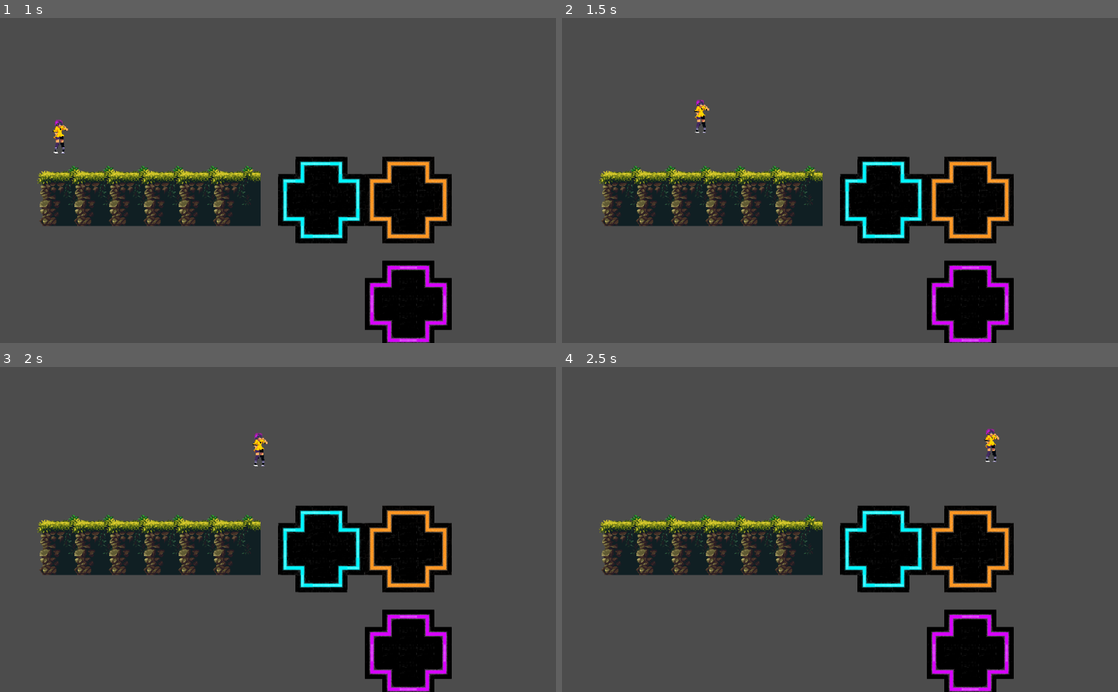
Above: before the commit, frames 1-4 (two rows, left to right).
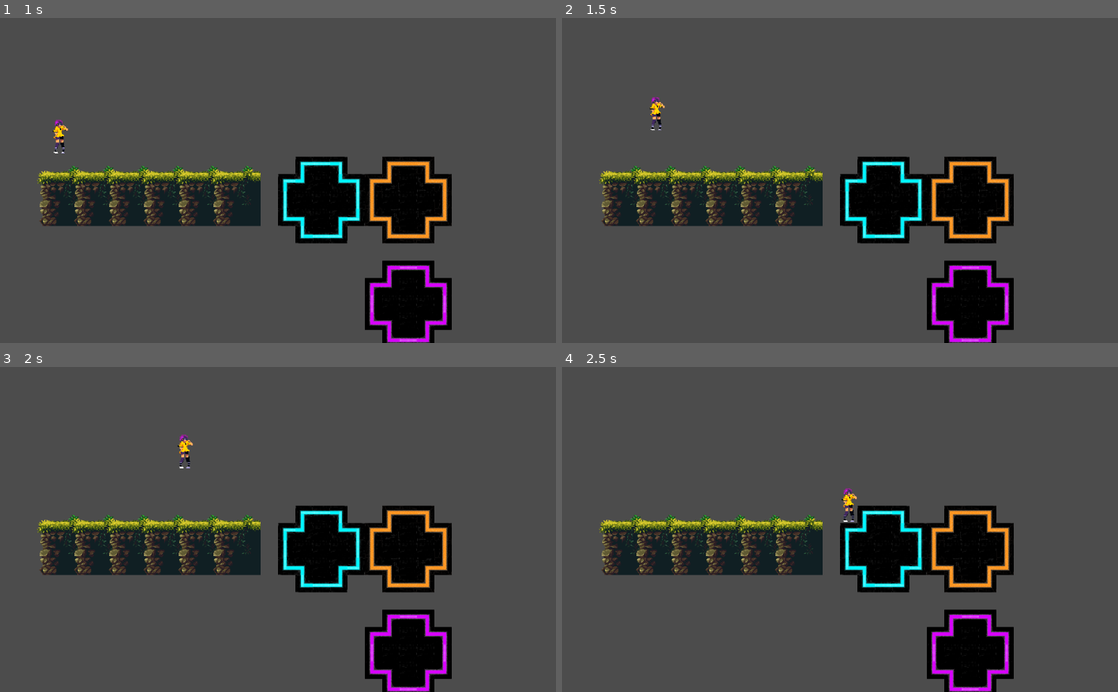
Above: after the commit, the same moments.

Repository: ivancdlarrain/olaGames
Game: Godot game, scene res://scenes/menus/Main_menu.tscn
Same seed, same stepped clock (60 frames per second), same inputs: the game is played once before the commit and once after it.
Inputs:
- Up to frame 1 (1 s): click "New Game" at 0.5 s
- Up to frame 2 (1.5 s): hold Right (ui_right) from 1.28 s (still down); hold Up (ui_up) from 1.28 s (still down); tap Space (dash, bound only before the commit) at 1.35 s
- Up to frame 3 (2 s): keep holding Right (ui_right); keep holding Up (ui_up)
- Up to frame 4 (2.5 s): keep holding Right (ui_right); release Up (ui_up) at 2.03 s; tap Up (ui_up) at 2.1, 2.27 s; tap Space (dash, bound only before the commit) at 2.3 s

Frame 1 is identical in both runs. In frame 2, 0.3% of the frame differs, in the area x 15-27%, y 24-36%; in frame 3, 0.3%; in frame 4, 0.3%, in the area x 50-79%, y 19-48%.

Commit message:
player state machine v1
player movement is being handled by the state machine now

Diff:
--- a/assets/Player.tscn
+++ b/assets/Player.tscn
@@ -1,7 +1,8 @@
-[gd_scene load_steps=4 format=2]
+[gd_scene load_steps=5 format=2]
 
 [ext_resource path="res://assets/sprites/player/idle/idle-1.png" type="Texture" id=1]
 [ext_resource path="res://scripts/Player.gd" type="Script" id=2]
+[ext_resource path="res://scripts/colors.gd" type="Script" id=3]
 
 [sub_resource type="RectangleShape2D" id=1]
 extents = Vector2( 15.97, 36.0525 )
@@ -16,3 +17,6 @@
 [node name="Sprite" type="Sprite" parent="."]
 scale = Vector2( 1.336, 1.336 )
 texture = ExtResource( 1 )
+
+[node name="PlayerState" type="Node" parent="."]
+script = ExtResource( 3 )
--- a/project.godot
+++ b/project.godot
@@ -31,7 +31,7 @@
 "events": [ Object(InputEventKey,"resource_local_to_scene":false,"resource_name":"","device":0,"alt":false,"shift":false,"control":false,"meta":false,"command":false,"pressed":false,"scancode":16777217,"unicode":0,"echo":false,"script":null)
  ]
 }
-dash={
+special={
 "deadzone": 0.5,
 "events": [ Object(InputEventKey,"resource_local_to_scene":false,"resource_name":"","device":0,"alt":false,"shift":false,"control":false,"meta":false,"command":false,"pressed":false,"scancode":32,"unicode":0,"echo":false,"script":null)
  ]
--- a/scripts/DobleStateMachine.gd
+++ b/scripts/DobleStateMachine.gd
@@ -17,27 +17,39 @@
 		if transition != null:
 			set_state(transition)
 
+# warning-ignore:unused_argument
 func _state_logic(delta):
 	pass
 
+# warning-ignore:unused_argument
 func _state2_logic(delta):
 	pass
 
+# warning-ignore:unused_argument
 func _get_transition(delta):
 	return null
 
+# warning-ignore:unused_argument
 func _get_transition2(delta):
 	return null
 
+# warning-ignore:unused_argument
+# warning-ignore:unused_argument
 func _enter_state(new_state, old_state):
 	pass
 
+# warning-ignore:unused_argument
+# warning-ignore:unused_argument
 func _enter_state2(new_state, old_state):
 	pass
 
+# warning-ignore:unused_argument
+# warning-ignore:unused_argument
 func _exit_state(old_state, new_state):
 	pass
 
+# warning-ignore:unused_argument
+# warning-ignore:unused_argument
 func _exit_state2(old_state, new_state):
 	pass
 
@@ -60,7 +72,7 @@
 		_enter_state(new_state, previous_state2)
 
 func add_state(state_name):
-	states[state_name] = states.size()
+	states[state_name] = state_name
 
 func add_state2(state_name):
-	states2[state_name] = state.size()
+	states2[state_name] = state_name
--- a/scripts/Player.gd
+++ b/scripts/Player.gd
@@ -5,6 +5,8 @@
 export var jump_speed = 500
 export var grav = 1000
 export var max_speed = 500
+const UP = Vector2(0, -1)
+var move_direction = 0
 
 var accel = 3.0
 var deaccel = 6.0
@@ -14,38 +16,22 @@
 func _ready():
 	pass
 
+func _apply_movement():
+	move_and_slide(velocity, UP)
 
-
-func _physics_process(delta):
-
-	#Apply gravity
-
+func _apply_gravity(delta):
 	velocity.y += delta * grav
 
-	velocity = move_and_slide(velocity, Vector2.UP)
-
-	var on_floor = is_on_floor()
-
-	if Input.is_action_just_pressed("ui_up") and on_floor:
-		velocity.y = -jump_speed
-
-	var target_vel = (int(Input.is_action_pressed("ui_right")) - int(Input.is_action_pressed("ui_left")))
-
-	var new_velocity = velocity.x + target_vel * max_speed / accel
+func _handle_move_input():
+	move_direction = -int(Input.is_action_pressed("ui_left")) + int(Input.is_action_pressed("ui_right"))
+	var new_velocity = velocity.x + move_direction * max_speed / accel
 	if abs(new_velocity) < max_speed:
 		velocity.x = new_velocity
+	# Dash
+	if Input.is_action_just_pressed("dash"):
+		velocity.x += sign(velocity.x) * 1000
 
-	# Deaccel
-	if not bool(target_vel) or abs(velocity.x) > max_speed:
-		var v_sign = sign(velocity.x)
-		if v_sign != 0:
-			velocity.x = velocity.x - v_sign * max_speed / deaccel
-			if sign(velocity.x) != v_sign:
-				velocity.x = 0
-
-	dash_input()
-
-	#Animation
+	# Facing:
 	if Input.is_action_pressed("ui_left") and not Input.is_action_pressed("ui_right"):
 		if facing_right:
 			scale.x *= -1
@@ -55,6 +41,11 @@
 			scale.x *= -1
 		facing_right = true
 
-func dash_input():
-	if Input.is_action_just_pressed("dash"):
-		velocity.x += sign(velocity.x) * 1000
+
+func _apply_friction():
+	if not bool(move_direction) or abs(velocity.x) > max_speed:    # Si no está apretando para moverse o pasó el límite
+		var v_sign = sign(velocity.x)
+		if v_sign != 0:                                        # Si se está moviendo:
+			velocity.x = velocity.x - v_sign * max_speed / deaccel
+			if sign(velocity.x) != v_sign:
+				velocity.x = 0
--- a/scripts/colors.gd
+++ b/scripts/colors.gd
@@ -5,23 +5,72 @@
 	add_state('run')
 	add_state('jump')
 	add_state('fall')
-	add_state('glide')
 	add_state('dash')
-	add_state('dead')
-	call_deferred('set_state', states.blue)
+	call_deferred('set_state', states.idle)
 	add_state2('blue')
 	add_state2('orange')
 	add_state2('purple')
+	call_deferred('set_state2', states2.blue)
 
 
 func _state_logic(delta):
-	pass
+	parent._handle_move_input()
+	parent._apply_gravity(delta)
+	parent._apply_friction()
+	parent._apply_movement()
 
 func _state2_logic(delta):
 	pass
 
+func _input(event):
+	if [states.idle, states.run].has(state):
+		if event.is_action_pressed('ui_up'):
+			parent.velocity.y = -parent.jump_speed
+			pass
+		if not [states.dash].has(state):
+			if event.is_action_pressed("special"):
+				parent.velocity.x += sign(parent.velocity.x) * 1000
+
+
 func _get_transition(delta):
+	var on_floor = parent.is_on_floor()
+	match state:
+		states.idle:
+			if !on_floor:
+				if parent.velocity.y < 0:
+					return states.jump
+				elif parent.velocity.y > 0:
+					return states.fall
+			elif parent.velocity.x != 0:
+					return states.run
+		states.run:
+			if !on_floor:
+				if parent.velocity.y < 0:
+					return states.jump
+				elif parent.velocity.y > 0:
+					return states.fall
+			if parent.velocity.x == 0:
+				return states.idle
+		states.jump:
+			if on_floor:
+				if parent.velocity.x == 0:
+					return states.idle
+				else:
+					return states.run
+			else:
+				if parent.velocity.y > 0:
+					return states.fall
+		states.fall:
+			if on_floor:
+				if parent.velocity.x == 0:
+					return states.idle
+				else:
+					return states.run
+			else:
+				if parent.velocity.y < 0:
+					return states.jump
 	return null
+
 
 func _get_transition2(delta):
 	return null
